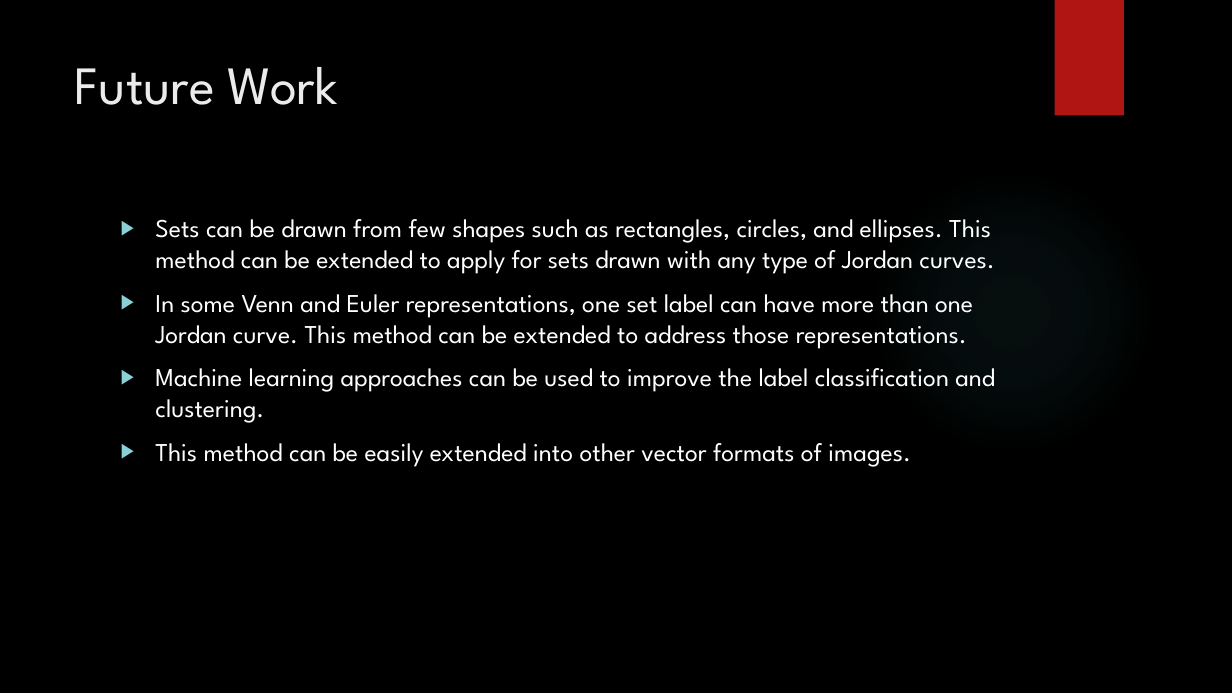
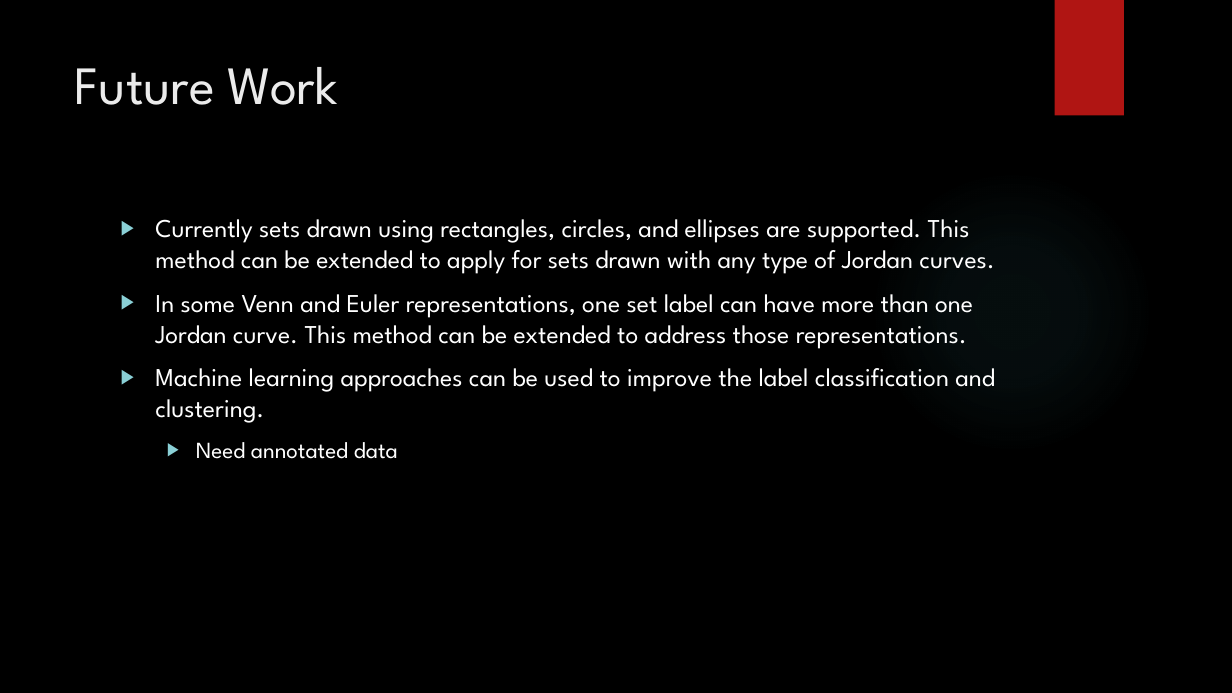
Before and after one commit to diunuge/Paper---Automatic-Assessment-of-Student-Answers-Consisting-of-Venn-and-Euler-Diagrams, a slide deck: slide 12 of paper - Computer Understanding of Venn & Euler Diagrams/conference presentation/ICTer Presentation.pptx. Drawn at 1232x693 pixels with LibreOffice and Linux fonts; fonts in the diff are those of the drawing; background and template pictures are left out. Boxes give left, top, right and bottom in pixels: in the first picture for what was removed or moved away, otherwise in the second. Text is boxed around its words. In the diff, an @@ line names an element or a change of style, - is before the commit and + after.

```diff
--- a/paper - Computer Understanding of Venn & Euler Diagrams/conference presentation/ICTer Presentation.pptx
+++ b/paper - Computer Understanding of Venn & Euler Diagrams/conference presentation/ICTer Presentation.pptx
@@ text at (155, 219, 994, 274): text changed @@
-▶ Sets can be drawn from few shapes such as rectangles, circles, and ellipses. This method can be extended to apply for sets drawn with any type of Jordan curves.
+▶ Currently sets drawn using rectangles, circles, and ellipses are supported. This method can be extended to apply for sets drawn with any type of Jordan curves.
@@ text at (196, 442, 398, 459): text changed; size 20 to 18 pt @@
-▶ This method can be easily extended into other vector formats of images.
+  ▶ Need annotated data
```
Also in this commit, not shown: 13 other slides changed.
